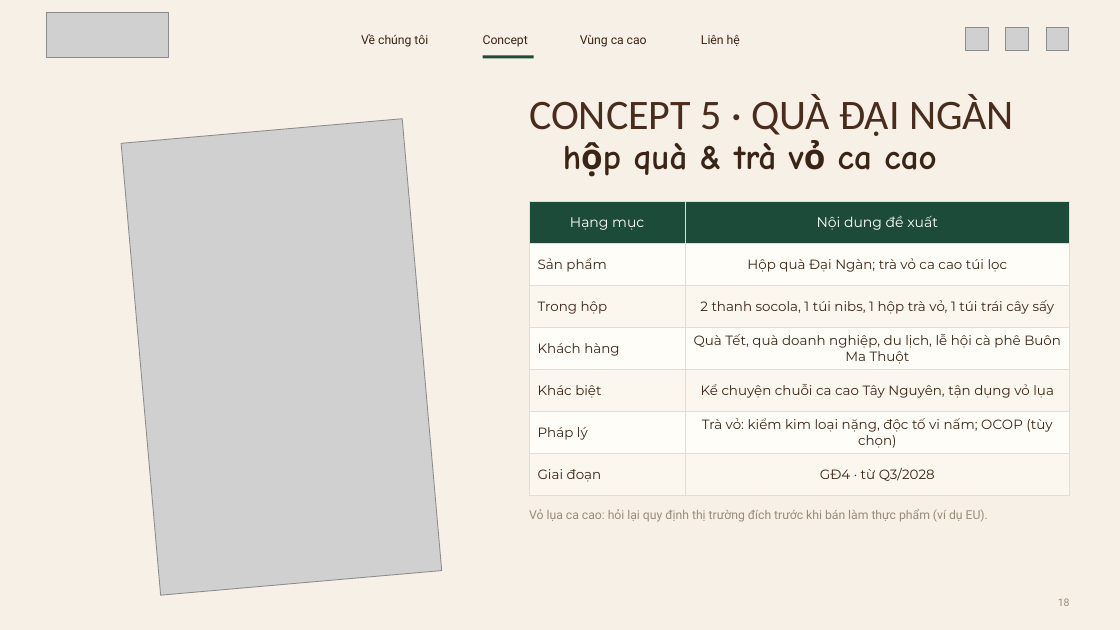
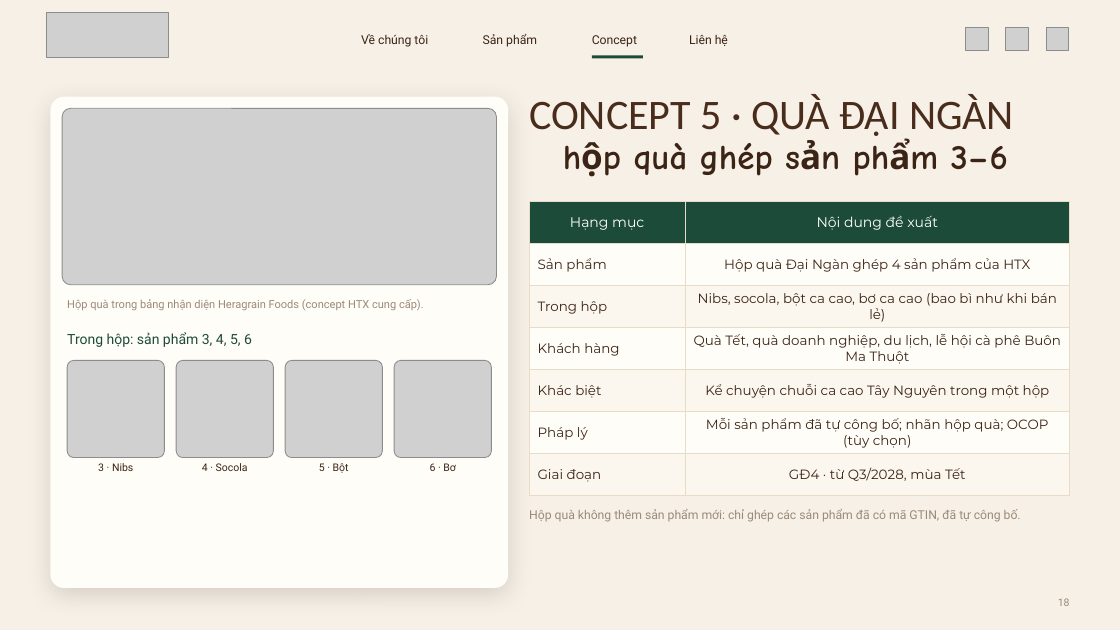
Before and after one commit to dakojsc-maker/ATL--DAKO, a slide deck: slide 18 of heragrain-cacao/1-concept-san-pham/Heragrain-Cacao_5-concept-san-pham.pptx. Drawn at 1120x630 pixels with LibreOffice and Linux fonts; fonts in the diff are those of the drawing; grey boxes stand for pictures; background and template pictures are left out. Boxes give left, top, right and bottom in pixels: in the first picture for what was removed or moved away, otherwise in the second. Text is boxed around its words. In the diff, an @@ line names an element or a change of style, - is before the commit and + after.

```diff
--- a/heragrain-cacao/1-concept-san-pham/Heragrain-Cacao_5-concept-san-pham.pptx
+++ b/heragrain-cacao/1-concept-san-pham/Heragrain-Cacao_5-concept-san-pham.pptx
@@ text "Concept": place and size @@
-text "Concept" at [483, 35, 528, 47]
+text "Concept" at [592, 35, 637, 47]
@@ text "Liên hệ": place and size @@
-text "Liên hệ" at [701, 35, 740, 46]
+text "Liên hệ" at [689, 35, 728, 46]
@@ text added at [483, 34, 537, 47], 10.5 pt, text #3B2416 @@
+Sản phẩm
@@ text removed at [580, 35, 647, 47] @@
-Vùng ca cao
@@ rectangle: place and size @@
-rectangle at [483, 55, 534, 59]
+rectangle at [592, 55, 644, 59]
@@ rounded rectangle added at [50, 97, 508, 588], fill #FFFDF8 @@
@@ picture added at [62, 108, 497, 285] @@
@@ picture removed at [121, 119, 442, 595] @@
@@ text at [634, 143, 1008, 176]: text changed @@
-hộp quà & trà vỏ ca cao
+hộp quà ghép sản phẩm 3–6
@@ table at [529, 202, 1070, 496] @@
-row 2, column 2: Hộp quà Đại Ngàn; trà vỏ ca cao túi lọc
+row 2, column 2: Hộp quà Đại Ngàn ghép 4 sản phẩm của HTX
-row 3, column 2: 2 thanh socola, 1 túi nibs, 1 hộp trà vỏ, 1 túi trái cây sấy
+row 3, column 2: Nibs, socola, bột ca cao, bơ ca cao (bao bì như khi bán lẻ)
-row 5, column 2: Kể chuyện chuỗi ca cao Tây Nguyên, tận dụng vỏ lụa
+row 5, column 2: Kể chuyện chuỗi ca cao Tây Nguyên trong một hộp
-row 6, column 2: Trà vỏ: kiểm kim loại nặng, độc tố vi nấm; OCOP (tùy chọn)
+row 6, column 2: Mỗi sản phẩm đã tự công bố; nhãn hộp quà; OCOP (tùy chọn)
-row 7, column 2: GĐ4 · từ Q3/2028
+row 7, column 2: GĐ4 · từ Q3/2028, mùa Tết
@@ text added at [67, 299, 424, 310], 9.5 pt, text #9C8A78 @@
+Hộp quà trong bảng nhận diện Heragrain Foods (concept HTX cung cấp).
@@ text added at [67, 332, 252, 347], 12 pt, text #1D4B3A @@
+Trong hộp: sản phẩm 3, 4, 5, 6
@@ picture added at [67, 360, 165, 458] @@
@@ picture added at [176, 360, 274, 458] @@
@@ picture added at [286, 360, 383, 458] @@
@@ picture added at [394, 360, 492, 458] @@
@@ text added at [98, 463, 133, 471], 9 pt, text #3B2416 @@
+3 · Nibs
@@ text added at [202, 463, 248, 471], 9 pt, text #3B2416 @@
+4 · Socola
@@ text added at [319, 463, 349, 473], 9 pt, text #3B2416 @@
+5 · Bột
@@ text added at [430, 463, 456, 471], 9 pt, text #3B2416 @@
+6 · Bơ
@@ text at [529, 509, 1021, 522]: text changed @@
-Vỏ lụa ca cao: hỏi lại quy định thị trường đích trước khi bán làm thực phẩm (ví dụ EU).
+Hộp quà không thêm sản phẩm mới: chỉ ghép các sản phẩm đã có mã GTIN, đã tự công bố.
```
Also in this commit, not shown: 22 other slides changed, 3 slides added, 3 slides removed, 16 other files.
